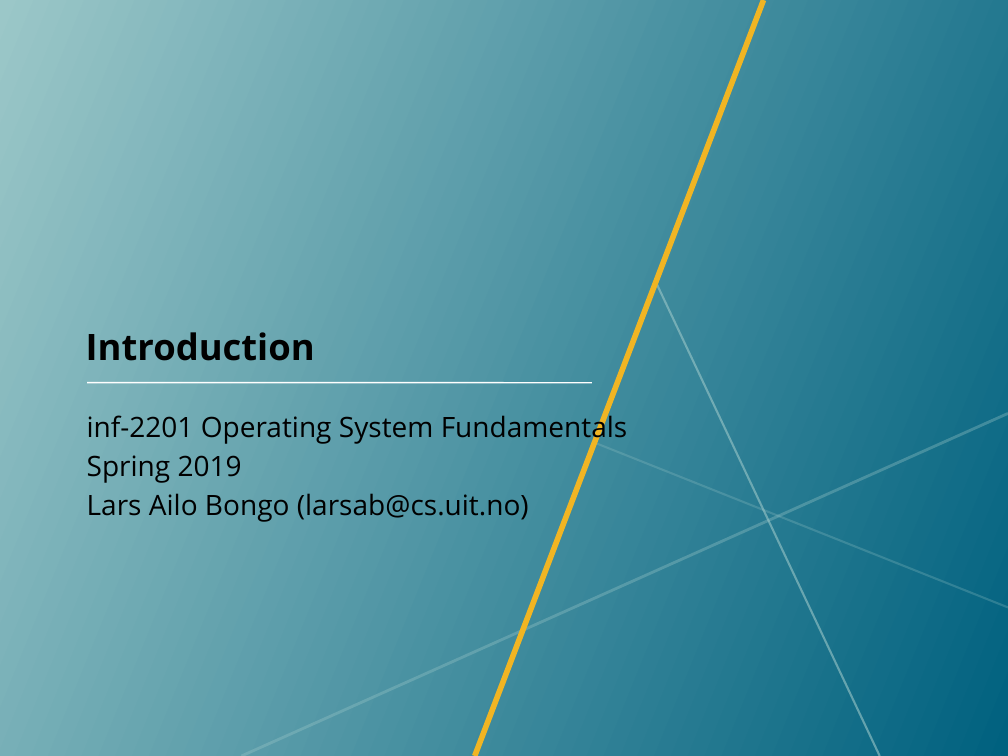
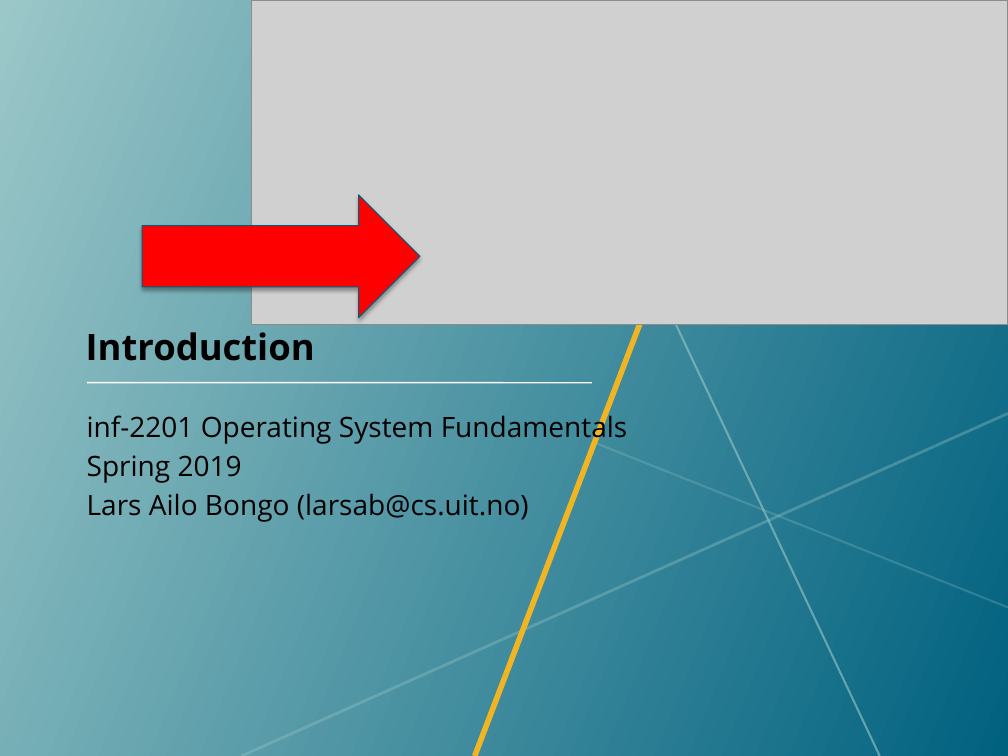
Before and after one commit to uit-inf-2201-s19/uit-inf-2201-s19.github.io, a slide deck: slide 1 of lectures/01-introduction.pptx. Drawn at 1008x756 pixels with LibreOffice and Linux fonts; fonts in the diff are those of the drawing; grey boxes stand for pictures; background and template pictures are left out. Boxes give left, top, right and bottom in pixels: in the first picture for what was removed or moved away, otherwise in the second. Text is boxed around its words. In the diff, an @@ line names an element or a change of style, - is before the commit and + after.

```diff
--- a/lectures/01-introduction.pptx
+++ b/lectures/01-introduction.pptx
@@ picture added at (252, 0, 1008, 325) @@
@@ up arrow added at (142, 195, 420, 318), fill #FF0000, outline #005F7C 0.75 pt @@
```
Also in this commit, not shown: 4 other files.
